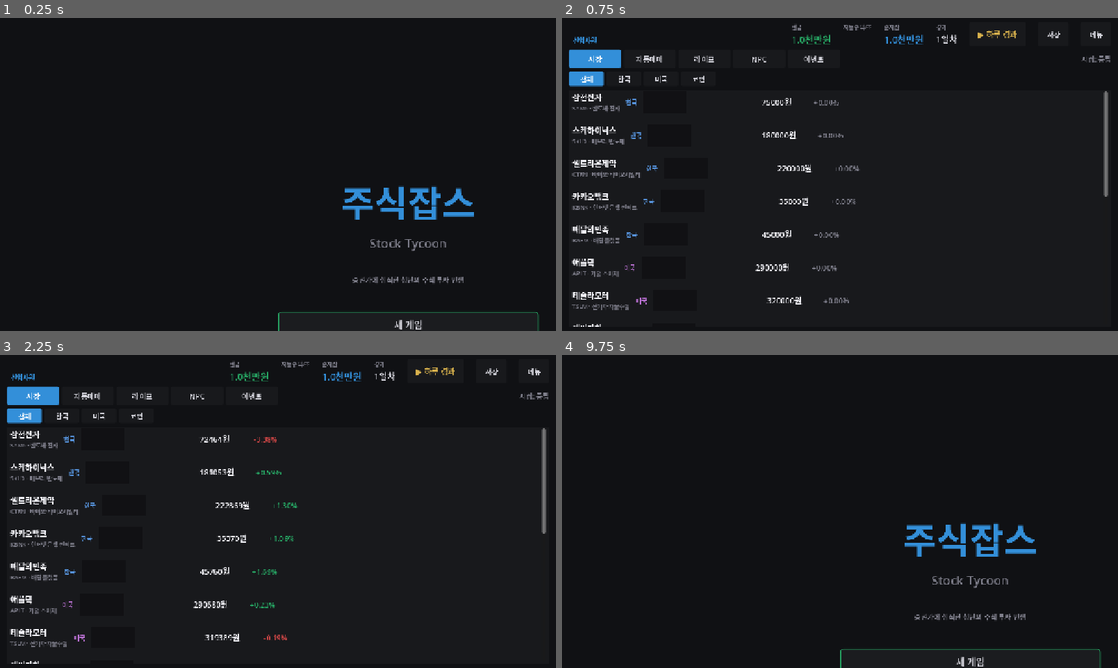
Above: before the commit, frames 1-4 (two rows, left to right).
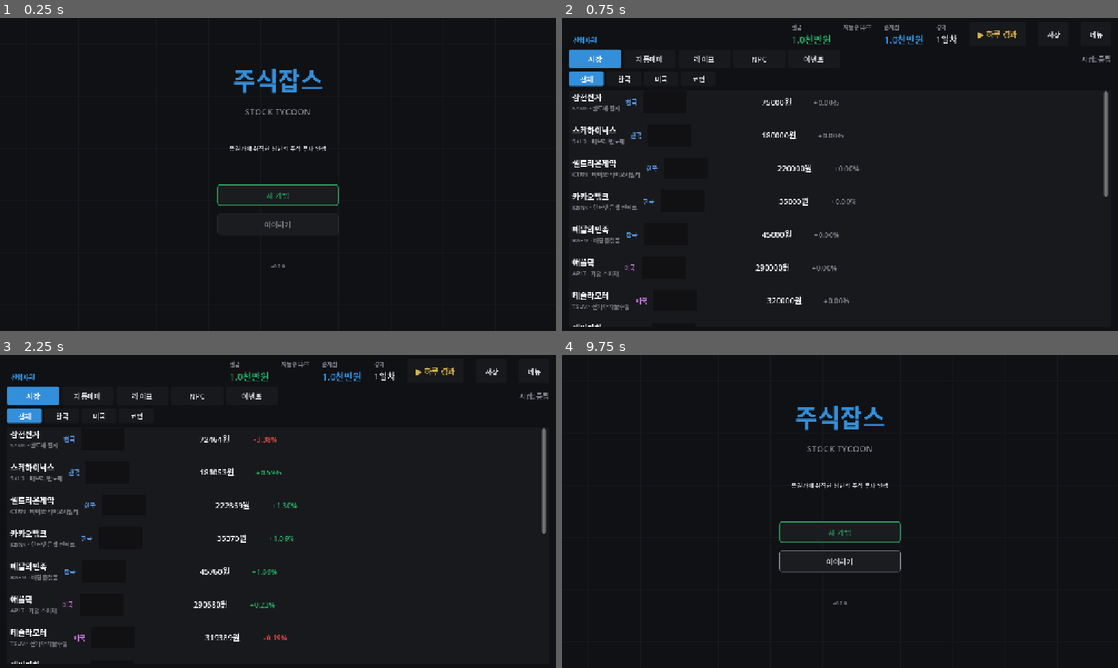
Above: after the commit, the same moments.

Repository: jettiy/StockTycoon
Game: Godot game, scene res://scenes/boot.tscn
Two runs of this game, one before a commit and one after it. Both use one fixed random seed, a clock stepped at 60 frames per second and the inputs below.
Inputs:
- Up to frame 1 (0.25 s): no input
- Up to frame 2 (0.75 s): click "새 게임" at 0.5 s
- Up to frame 3 (2.25 s): click "메뉴" at 1.25 s; click "새 게임" at 2 s
- Up to frame 4 (9.75 s): click "▶ 하루 경과" at 2.75 s; click "저장" at 3.5 s; click "시장" at 4.25 s; click "자동매매" at 5 s; click "라이프" at 5.75 s; click "NPC" at 6.5 s; click "이벤트" at 7.25 s; click "▶ 하루 경과" at 8 s; click "저장" at 8.75 s; click "메뉴" at 9.5 s

The runs differ from the first frame. In frame 1, 2.7% of the frame differs, in the area x 39-97%, y 16-100%; in frame 2, nothing differs; in frame 3, nothing differs; in frame 4, 2.8%.
Error in both runs: Trying to return a value of type "Nil" from a function whose return type is "String". (res://scripts/autoload/NPCManager.gd:90)

Commit message:
feat: 타이틀 화면 전면 재설계 — 동적 배치 + 그리드 배경
구조 개선:
- CenterContainer 기반: 모든 해상도에서 화면 정중앙 자동 정렬
- _scale() 함수: 뷰포트 크기에 비례한 동적 픽셀/폰트 계산
- _scale_font(): vp_h 기준 폰트 사이즈 (max~min 범위 clamp)
- 하단 최소 80px 여백 (offset_bottom = -80)
- 좌우 40px 패딩

디자인:
- 커스텀 _draw_grid(): 희미한 격자 무늬 배경 (60px 간격)
- 중앙 강조 라인 (액센트 컬러 8% 투명도)
- 버튼 hover 강화: 기본(어두운 패널+얇은 테두리) → hover(테두리 색 채우기) → pressed(완전 채우기)
- primary/secondary 버튼 구분 (테두리 굵기 + 글자색)
- 파란색/회색/흰색 컬러 통일
- 이모지 제거 (버전 텍스트에서 제외)

해상도 대응:
- 1280x720: 폰트 자동 축소 (56px 타이틀)
- 1920x1080: 풀 사이즈 (76px 타이틀)
- 전체화원: 자동 스케일
- 리사이즈 시 grid_bg queue_redraw

오프라인 팝업도 동적 사이징 적용

Diff:
--- a/scripts/Boot.gd
+++ b/scripts/Boot.gd
@@ -1,9 +1,11 @@
 extends Control
 ## Boot — 시작 화면 + 오프라인 보상 팝업
+## 모든 해상도 대응: CenterContainer 기반 동적 배치
+## 어두운 HTS 느낌 + 희미한 그리드 배경
 
 const MAIN_SCENE := "res://scenes/main.tscn"
 
-# 색상
+# 색상 — 파란색/회색/흰색 계열
 const COL_BG := Color(0.063, 0.067, 0.078, 1)
 const COL_PANEL := Color(0.106, 0.110, 0.122, 1)
 const COL_ACCENT := Color(0.20, 0.56, 0.85, 1)
@@ -12,10 +14,12 @@
 const COL_TEXT := Color(0.82, 0.82, 0.85, 1)
 const COL_TEXT_DIM := Color(0.50, 0.50, 0.55, 1)
 const COL_GOLD := Color(0.85, 0.70, 0.30, 1)
+const COL_GRID := Color(0.10, 0.12, 0.16, 0.5)  # 희미한 그리드
 
 var _container: VBoxContainer
 var _load_button: Button
 var _popup: PanelContainer
+var _grid_bg: Control  # 커스텀 그리드 배경
 
 
 func _ready() -> void:
@@ -24,13 +28,10 @@
 
 
 func _setup_window() -> void:
-	# 모니터 해상도 감지
 	var screen_size := DisplayServer.screen_get_size()
-	# 창을 모니터의 85% 크기로 설정 (전체화면은 아님)
 	var win_w := int(screen_size.x * 0.85)
 	var win_h := int(screen_size.y * 0.85)
 	DisplayServer.window_set_size(Vector2i(win_w, win_h))
-	# 화면 중앙 배치
 	DisplayServer.window_set_position(Vector2i(
 		(screen_size.x - win_w) / 2,
 		(screen_size.y - win_h) / 2
@@ -38,7 +39,6 @@
 
 
 func _input(event: InputEvent) -> void:
-	# F11: 전체화면 토글
 	if event is InputEventKey and event.pressed:
 		if event.keycode == KEY_F11:
 			var mode := DisplayServer.window_get_mode()
@@ -47,73 +47,233 @@
 				_setup_window()
 			else:
 				DisplayServer.window_set_mode(DisplayServer.WINDOW_MODE_FULLSCREEN)
-		# ESC: 전체화면 해제
 		elif event.keycode == KEY_ESCAPE:
 			if DisplayServer.window_get_mode() == DisplayServer.WINDOW_MODE_FULLSCREEN:
 				DisplayServer.window_set_mode(DisplayServer.WINDOW_MODE_WINDOWED)
 				_setup_window()
 
 
+## ─── 메인 UI 빌드 ──────────────────────────────
+
 func _build_ui() -> void:
+	# 1. 배경
 	var bg := ColorRect.new()
 	bg.color = COL_BG
 	bg.set_anchors_preset(Control.PRESET_FULL_RECT)
 	add_child(bg)
 
+	# 2. 희미한 그리드 배경 (커스텀 _draw)
+	_grid_bg = Control.new()
+	_grid_bg.set_anchors_preset(Control.PRESET_FULL_RECT)
+	_grid_bg.draw.connect(_draw_grid)
+	# 리사이즈 시 다시 그리기
+	_grid_bg.resized.connect(func(): _grid_bg.queue_redraw())
+	add_child(_grid_bg)
+
+	# 3. CenterContainer — 모든 해상도에서 중앙 정렬
+	var center := CenterContainer.new()
+	center.set_anchors_preset(Control.PRESET_FULL_RECT)
+	# 좌우 상하 패딩 (최소 80px 하단 여백 보장)
+	center.offset_left = 40
+	center.offset_right = -40
+	center.offset_top = 40
+	center.offset_bottom = -80  # 하단 최소 80px 여백
+	add_child(center)
+
+	# 4. 타이틀 그룹 VBox
 	_container = VBoxContainer.new()
-	_container.set_anchors_preset(Control.PRESET_CENTER)
-	_container.custom_minimum_size = Vector2(600, 450)
 	_container.alignment = BoxContainer.ALIGNMENT_CENTER
-	_container.add_theme_constant_override("separation", 16)
-	add_child(_container)
-
+	_container.add_theme_constant_override("separation", _scale(18))
+	center.add_child(_container)
+
+	# 뷰포트 기반 동적 폰트 스케일
+	var vp_h := get_viewport_rect().size.y
+	var fs_title := _scale_font(vp_h, 76, 56)
+	var fs_sub := _scale_font(vp_h, 28, 20)
+	var fs_desc := _scale_font(vp_h, 18, 14)
+
+	# ── 타이틀 ──
 	var title := Label.new()
 	title.text = "주식잡스"
 	title.horizontal_alignment = HORIZONTAL_ALIGNMENT_CENTER
-	title.add_theme_font_size_override("font_size", 84)
+	title.add_theme_font_size_override("font_size", fs_title)
 	title.add_theme_color_override("font_color", COL_ACCENT)
 	_container.add_child(title)
 
+	# ── 영문 부제 ──
 	var subtitle := Label.new()
-	subtitle.text = "Stock Tycoon"
+	subtitle.text = "STOCK TYCOON"
 	subtitle.horizontal_alignment = HORIZONTAL_ALIGNMENT_CENTER
-	subtitle.add_theme_font_size_override("font_size", 28)
+	subtitle.add_theme_font_size_override("font_size", fs_sub)
 	subtitle.add_theme_color_override("font_color", COL_TEXT_DIM)
 	_container.add_child(subtitle)
 
-	_container.add_child(_spacer(20))
-
+	_container.add_child(_spacer(_scale(24)))
+
+	# ── 설명 문구 ──
 	var desc := Label.new()
 	desc.text = "증권가에 취직한 청년의 주식 투자 인생"
 	desc.horizontal_alignment = HORIZONTAL_ALIGNMENT_CENTER
-	desc.add_theme_font_size_override("font_size", 16)
-	desc.add_theme_color_override("font_color", COL_TEXT_DIM)
+	desc.add_theme_font_size_override("font_size", fs_desc)
+	desc.add_theme_color_override("font_color", COL_TEXT)
 	_container.add_child(desc)
 
-	_container.add_child(_spacer(30))
-
-	var new_game := _make_button("새 게임", COL_UP)
+	_container.add_child(_spacer(_scale(36)))
+
+	# ── 새 게임 버튼 ──
+	var new_game := _make_button("새 게임", COL_UP, true)
 	new_game.pressed.connect(_on_new_game)
 	_container.add_child(new_game)
 
-	_load_button = _make_button("이어하기", COL_ACCENT)
+	# ── 이어하기 버튼 ──
+	_load_button = _make_button("이어하기", COL_ACCENT, false)
 	_load_button.disabled = not SaveManager.has_save()
 	_load_button.pressed.connect(_on_load_game)
 	_container.add_child(_load_button)
 
-	_container.add_child(_spacer(30))
-
+	_container.add_child(_spacer(_scale(28)))
+
+	# ── 버전 정보 ──
 	var ver := Label.new()
-	ver.text = "v0.2.0 — Phase 2"
+	ver.text = "v0.2.0"
 	ver.horizontal_alignment = HORIZONTAL_ALIGNMENT_CENTER
-	ver.add_theme_font_size_override("font_size", 13)
+	ver.add_theme_font_size_override("font_size", _scale_font(vp_h, 13, 11))
 	ver.add_theme_color_override("font_color", COL_TEXT_DIM)
 	_container.add_child(ver)
 
+	# 리사이즈 시 폰트 재계산
+	get_viewport().size_changed.connect(_on_viewport_resized)
+
+
+## ─── 그리드 배경 드로잉 ──────────────────────────
+
+func _draw_grid() -> void:
+	if not _grid_bg:
+		return
+	var size := _grid_bg.size
+	if size.x <= 0 or size.y <= 0:
+		return
+
+	var spacing := _scale(60)
+
+	# 수직선
+	var x := spacing
+	while x < size.x:
+		_grid_bg.draw_line(
+			Vector2(x, 0), Vector2(x, size.y), COL_GRID, 1.0
+		)
+		x += spacing
+
+	# 수평선
+	var y := spacing
+	while y < size.y:
+		_grid_bg.draw_line(
+			Vector2(0, y), Vector2(size.x, y), COL_GRID, 1.0
+		)
+		y += spacing
+
+	# 중앙 강조 라인 (희미한 액센트)
+	var center_line := Color(0.20, 0.56, 0.85, 0.08)
+	_grid_bg.draw_line(
+		Vector2(0, size.y / 2.0), Vector2(size.x, size.y / 2.0),
+		center_line, 2.0
+	)
+
+
+## ─── 동적 스케일 헬퍼 ──────────────────────────
+
+## 뷰포트 크기에 비례한 픽셀값 (1280x720 기준 1.0)
+func _scale(base: float) -> float:
+	var vp := get_viewport_rect().size
+	var ref := minf(vp.x / 1280.0, vp.y / 720.0)
+	return base * clampf(ref, 0.75, 1.5)
+
+## 뷰포트 높이에 따른 폰트 사이즈 (max ~ min 범위)
+func _scale_font(vp_h: float, max_size: int, min_size: int) -> int:
+	var ratio := clampf(vp_h / 1080.0, 0.6, 1.2)
+	return int(clampf(float(max_size) * ratio, float(min_size), float(max_size)))
+
+
+## ─── 버튼 생성 (hover 구분 강화) ──────────────────
+
+func _make_button(text: String, color: Color, is_primary: bool) -> Button:
+	var btn := Button.new()
+	btn.text = text
+
+	# 동적 사이즈
+	var vp_h := get_viewport_rect().size.y
+	var btn_w := int(_scale_font(vp_h, 360, 280))
+	var btn_h := int(_scale_font(vp_h, 56, 46))
+	btn.custom_minimum_size = Vector2(btn_w, btn_h)
+	btn.add_theme_font_size_override("font_size", _scale_font(vp_h, 22, 17))
+
+	# 기본 상태: 어두운 패널 + 얇은 테두리
+	var style_normal := StyleBoxFlat.new()
+	style_normal.bg_color = COL_PANEL
+	style_normal.border_color = color if is_primary else COL_TEXT_DIM
+	style_normal.set_border_width_all(2 if is_primary else 1)
+	style_normal.set_corner_radius_all(6)
+	style_normal.content_margin_left = 20
+	style_normal.content_margin_right = 20
+	style_normal.content_margin_top = 12
+	style_normal.content_margin_bottom = 12
+	btn.add_theme_stylebox_override("normal", style_normal)
+
+	# hover 상태: 테두리 색으로 채우기 + 글자색 변화
+	var style_hover := StyleBoxFlat.new()
+	style_hover.bg_color = Color(color.r * 0.18, color.g * 0.18, color.b * 0.18, 1)
+	style_hover.border_color = color
+	style_hover.set_border_width_all(2)
+	style_hover.set_corner_radius_all(6)
+	style_hover.content_margin_left = 20
+	style_hover.content_margin_right = 20
+	style_hover.content_margin_top = 12
+	style_hover.content_margin_bottom = 12
+	btn.add_theme_stylebox_override("hover", style_hover)
+
+	# pressed 상태: 완전 채우기
+	var style_pressed := StyleBoxFlat.new()
+	style_pressed.bg_color = Color(color.r * 0.35, color.g * 0.35, color.b * 0.35, 1)
+	style_pressed.border_color = color
+	style_pressed.set_border_width_all(2)
+	style_pressed.set_corner_radius_all(6)
+	style_pressed.content_margin_left = 20
+	style_pressed.content_margin_right = 20
+	style_pressed.content_margin_top = 12
+	style_pressed.content_margin_bottom = 12
+	btn.add_theme_stylebox_override("pressed", style_pressed)
+
+	# disabled
+	var style_disabled := StyleBoxFlat.new()
+	style_disabled.bg_color = COL_PANEL
+	style_disabled.border_color = Color(0.15, 0.15, 0.18, 1)
+	style_disabled.set_border_width_all(1)
+	style_disabled.set_corner_radius_all(6)
+	style_disabled.content_margin_left = 20
+	style_disabled.content_margin_right = 20
+	style_disabled.content_margin_top = 12
+	style_disabled.content_margin_bottom = 12
+	btn.add_theme_stylebox_override("disabled", style_disabled)
+
+	btn.add_theme_color_override("font_color", color if is_primary else COL_TEXT)
+	btn.add_theme_color_override("font_hover_color", Color(1, 1, 1, 1))
+	btn.add_theme_color_override("font_pressed_color", Color(1, 1, 1, 1))
+	btn.add_theme_color_override("font_disabled_color", COL_TEXT_DIM)
+
+	return btn
+
+
+## ─── 뷰포트 리사이즈 핸들러 ──────────────────────
+
+func _on_viewport_resized() -> void:
+	if _grid_bg:
+		_grid_bg.queue_redraw()
+
+
+## ─── 게임 시작 ──────────────────────────────────
 
 func _on_new_game() -> void:
 	GameManager.reset_player()
-	# 스토리/퀘스트 초기화
 	StoryManager.check_start_story()
 	get_tree().change_scene_to_file(MAIN_SCENE)
 
@@ -121,84 +281,77 @@
 func _on_load_game() -> void:
 	SaveManager.load_game()
 	var rewards := SaveManager.calculate_offline_rewards()
-
 	if rewards["cash"] > 0:
 		_show_offline_popup(rewards)
 	else:
 		get_tree().change_scene_to_file(MAIN_SCENE)
 
 
+## ─── 오프라인 보상 팝업 ──────────────────────────
+
 func _show_offline_popup(rewards: Dictionary) -> void:
-	# 오버레이
 	var overlay := ColorRect.new()
 	overlay.color = Color(0, 0, 0, 0.7)
 	overlay.set_anchors_preset(Control.PRESET_FULL_RECT)
 	overlay.z_index = 50
 	add_child(overlay)
 
+	var center := CenterContainer.new()
+	center.set_anchors_preset(Control.PRESET_FULL_RECT)
+	center.z_index = 51
+	add_child(center)
+
 	_popup = PanelContainer.new()
-	_popup.set_anchors_preset(Control.PRESET_CENTER)
-	_popup.custom_minimum_size = Vector2(550, 350)
+	var vp_h := get_viewport_rect().size.y
+	_popup.custom_minimum_size = Vector2(_scale_font(vp_h, 520, 420), _scale_font(vp_h, 340, 280))
 	_popup.add_theme_stylebox_override("panel", _style_border(COL_PANEL, COL_ACCENT, 12))
-	_popup.z_index = 51
-	add_child(_popup)
+	center.add_child(_popup)
 
 	var vbox := VBoxContainer.new()
 	vbox.alignment = BoxContainer.ALIGNMENT_CENTER
-	vbox.add_theme_constant_override("separation", 12)
-	vbox.offset_left = 24
-	vbox.offset_top = 24
-	vbox.offset_right = -24
-	vbox.offset_bottom = -24
+	vbox.add_theme_constant_override("separation", _scale(12))
+	vbox.offset_left = _scale(24)
+	vbox.offset_top = _scale(24)
+	vbox.offset_right = -_scale(24)
+	vbox.offset_bottom = -_scale(24)
 	_popup.add_child(vbox)
 
-	# 타이틀
 	var title := Label.new()
 	title.text = "오프라인 보상"
 	title.horizontal_alignment = HORIZONTAL_ALIGNMENT_CENTER
-	title.add_theme_font_size_override("font_size", 28)
+	title.add_theme_font_size_override("font_size", _scale_font(vp_h, 28, 22))
 	title.add_theme_color_override("font_color", COL_GOLD)
 	vbox.add_child(title)
 
-	# 시간
 	var hours: float = rewards["time_seconds"] / 3600.0
 	var mins := int(rewards["time_seconds"] / 60.0) % 60
 	var time_label := Label.new()
 	time_label.text = "부재 시간: %d시간 %d분" % [int(hours), mins]
 	time_label.horizontal_alignment = HORIZONTAL_ALIGNMENT_CENTER
-	time_label.add_theme_font_size_override("font_size", 17)
+	time_label.add_theme_font_size_override("font_size", _scale_font(vp_h, 17, 14))
 	time_label.add_theme_color_override("font_color", COL_TEXT_DIM)
 	vbox.add_child(time_label)
 
-	vbox.add_child(_spacer(8))
-
-	# 현금 보상
+	vbox.add_child(_spacer(_scale(8)))
+
 	var cash_label := Label.new()
 	cash_label.text = "+ %s" % _fmt_won(rewards["cash"])
 	cash_label.horizontal_alignment = HORIZONTAL_ALIGNMENT_CENTER
-	cash_label.add_theme_font_size_override("font_size", 32)
+	cash_label.add_theme_font_size_override("font_size", _scale_font(vp_h, 32, 24))
 	cash_label.add_theme_color_override("font_color", COL_UP)
 	vbox.add_child(cash_label)
 
-	# 자동매매 정보
 	if rewards.get("auto_trades", 0) > 0:
 		var auto_label := Label.new()
 		auto_label.text = "자동매매: %d건 실행" % rewards["auto_trades"]
 		auto_label.horizontal_alignment = HORIZONTAL_ALIGNMENT_CENTER
-		auto_label.add_theme_font_size_override("font_size", 17)
+		auto_label.add_theme_font_size_override("font_size", _scale_font(vp_h, 17, 14))
 		auto_label.add_theme_color_override("font_color", COL_ACCENT)
 		vbox.add_child(auto_label)
 
-	vbox.add_child(_spacer(16))
-
-	# 수령 버튼
-	var claim_btn := Button.new()
-	claim_btn.text = "수령하고 계속하기"
-	claim_btn.custom_minimum_size = Vector2(350, 52)
-	claim_btn.add_theme_font_size_override("font_size", 19)
-	claim_btn.add_theme_color_override("font_color", COL_UP)
-	claim_btn.add_theme_stylebox_override("normal", _style_border(COL_PANEL, COL_UP, 6))
-	claim_btn.add_theme_stylebox_override("hover", _style_border(Color(0.10, 0.15, 0.10, 1), COL_UP, 6))
+	vbox.add_child(_spacer(_scale(16)))
+
+	var claim_btn := _make_button("수령하고 계속하기", COL_UP, true)
 	claim_btn.pressed.connect(
 		func():
 			SaveManager.apply_offline_rewards()
@@ -207,28 +360,7 @@
 	vbox.add_child(claim_btn)
 
 
-func _make_button(text: String, color: Color) -> Button:
-	var btn := Button.new()
-	btn.text = text
-	btn.custom_minimum_size = Vector2(350, 56)
-	btn.add_theme_font_size_override("font_size", 22)
-	btn.add_theme_stylebox_override("normal", _style_border(COL_PANEL, color, 6))
-	btn.add_theme_stylebox_override("hover", _style_border(color, color, 6))
-	btn.add_theme_stylebox_override("pressed", _style_border(color, color, 6))
-	btn.add_theme_stylebox_override("disabled", _style_border(COL_PANEL, COL_TEXT_DIM, 6))
-	return btn
-
-
-func _style_flat(bg: Color, radius: int) -> StyleBoxFlat:
-	var s := StyleBoxFlat.new()
-	s.bg_color = bg
-	s.set_corner_radius_all(radius)
-	s.content_margin_left = 16
-	s.content_margin_right = 16
-	s.content_margin_top = 10
-	s.content_margin_bottom = 10
-	return s
-
+## ─── 유틸리티 ──────────────────────────────────
 
 func _style_border(bg: Color, border: Color, radius: int) -> StyleBoxFlat:
 	var s := StyleBoxFlat.new()
